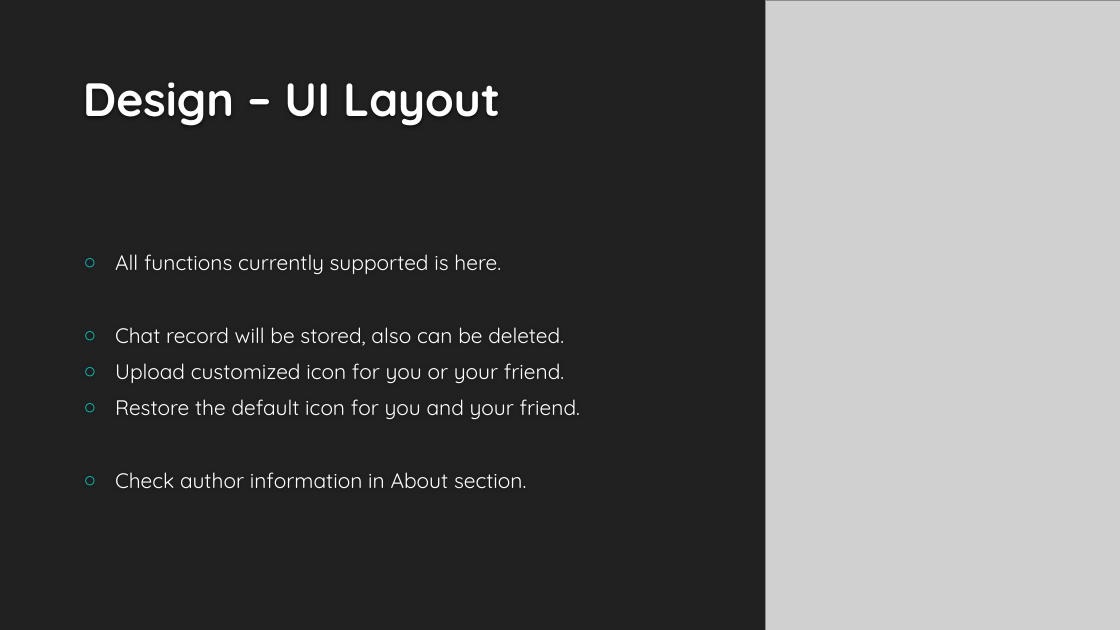
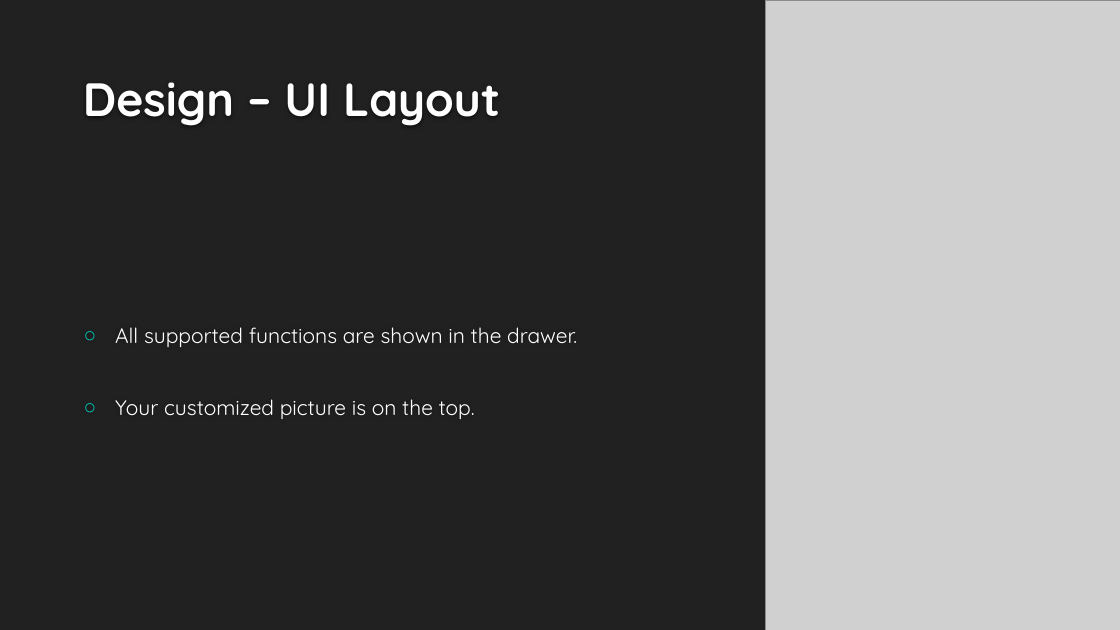
Before and after one commit to peiZ-peter/BluetoothChat, a slide deck: slide 8 of Presentation.pptx. Drawn at 1120x630 pixels with LibreOffice and Linux fonts; fonts in the diff are those of the drawing; grey boxes stand for pictures; background and template pictures are left out. Boxes give left, top, right and bottom in pixels: in the first picture for what was removed or moved away, otherwise in the second. Text is boxed around its words. In the diff, an @@ line names an element or a change of style, - is before the commit and + after.

Commit message:
Presentation ver1
Presentation ver1

```diff
--- a/Presentation.pptx
+++ b/Presentation.pptx
@@ text at <box>115,327,577,419</box>: text changed @@
-○ All functions currently supported is here.
-○ Chat record will be stored, also can be deleted.
-○ Upload customized icon for you or your friend.
-○ Restore the default icon for you and your friend.
-○ Check author information in About section.
+○ All supported functions are shown in the drawer.
+○ Your customized picture is on the top.
```
Also in this commit, not shown: 9 other slides changed, 4 slides added, 6 slides removed.
